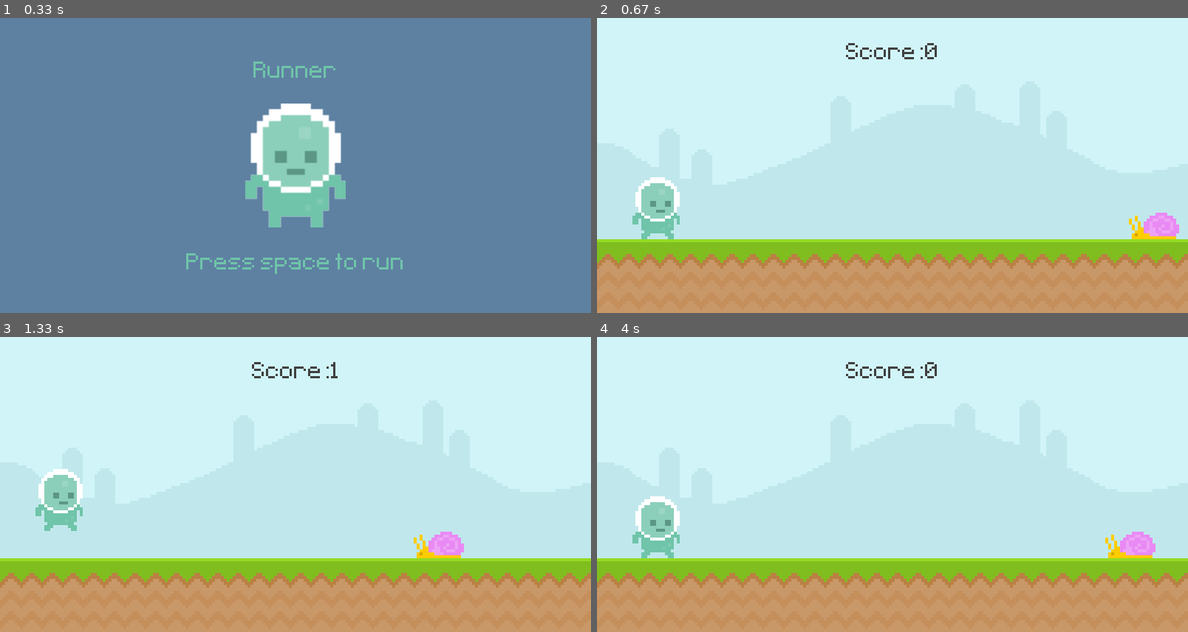
Above: before the commit, frames 1-4 (two rows, left to right).
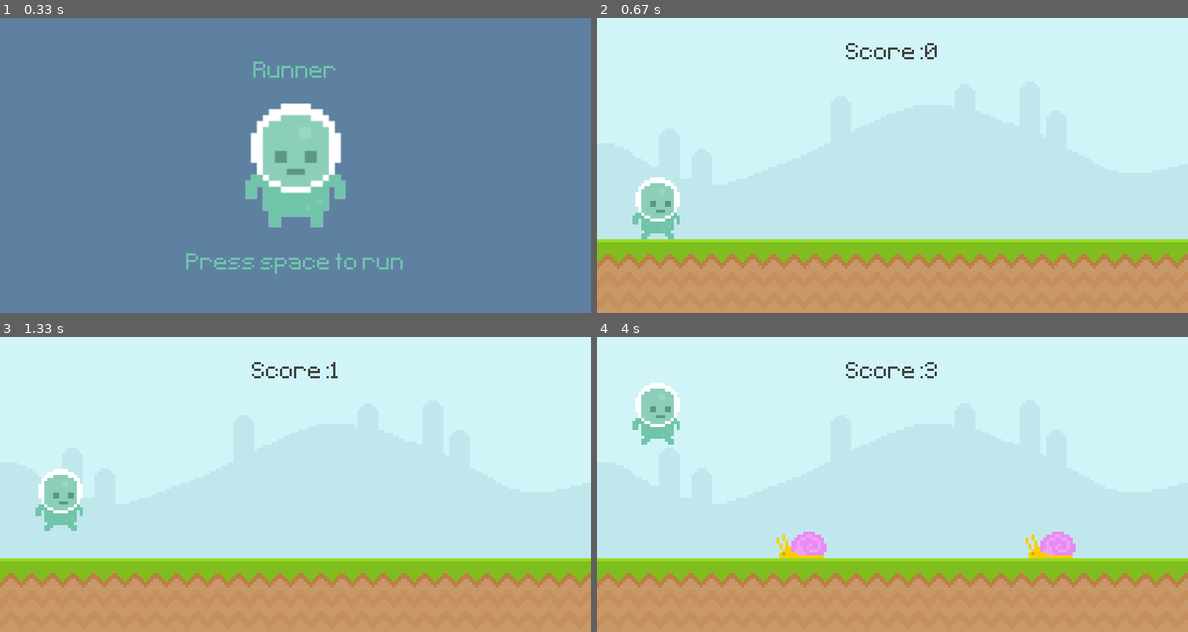
Above: after the commit, the same moments.

Repository: TylerTLe/PygamesBasics
Game: pygame game, started from main.py
Two runs of this game, one before a commit and one after it. Both use one fixed random seed, a clock stepped at 60 frames per second and the inputs below.
Inputs (mouse positions are in pixels of both pictures, inside the frame that each line leads up to):
- Up to frame 1 (0.33 s): no input
- Up to frame 2 (0.67 s): tap Space at 0.33 s
- Up to frame 3 (1.33 s): click (59, 525) at 0.72 s
- Up to frame 4 (4 s): tap Space at 2, 2.4, 2.7, 3.23, 3.53 s

Frame 1 is identical in both runs. In frame 2, 0.6% of the frame differs, in the area x 90-99%, y 66-75%; in frame 3, 0.6%; in frame 4, 4.2%, in the area x 6-95%, y 10-75%.

Commit message:
adds obstacle list

Diff:
--- a/main.py
+++ b/main.py
@@ -1,5 +1,6 @@
 import pygame
 from sys import exit
+from random import randint
 
 def display_score():
     current_time = int(pygame.time.get_ticks() / 1000) - start_time
@@ -7,6 +8,19 @@
     score_rect = score_surface.get_rect(center = (400,50))
     screen.blit(score_surface,score_rect)
     return current_time
+
+def obstacle_movement(obstacle_list):
+    if obstacle_list:
+        for obstacle_rect in obstacle_list:
+            obstacle_rect.x -= 5
+
+            if obstacle_rect.bottom == 300:screen.blit(snail_surface,obstacle_rect)
+            else: screen.blit(fly_surface,obstacle_rect)
+
+        obstacle_list = [obstacle for obstacle in obstacle_list if obstacle.x > -100]
+
+        return obstacle_list
+    else: return []
 
 pygame.init()
 screen = pygame.display.set_mode((800,400))
@@ -23,8 +37,12 @@
 # score_surface = test_font.render('Score:', False, (64,64,64))
 # score_rect = score_surface.get_rect(center = (400,50))
 
+# Obstacles
 snail_surface = pygame.image.load('graphics/snail/snail1.png').convert_alpha()
-snail_hitbox = snail_surface.get_rect(bottomright = (600,300))
+fly_surface = pygame.image.load('graphics/fly/fly1.png').convert_alpha()
+
+obstacle_rect_list = []
+
 
 player_surface = pygame.image.load('graphics/player/player_walk_1.png').convert_alpha()
 player_hitbox = player_surface.get_rect(midbottom = (80,300))
@@ -39,6 +57,10 @@
 game_rect = game_name.get_rect(center = (400,75))
 game_start = test_font.render('Press space to run',False, (111,196,169))
 game_start_rect = game_start.get_rect(center = (400,335))
+
+# Timer
+obstacle_timer = pygame.USEREVENT + 1
+pygame.time.set_timer(obstacle_timer,1500)
 
 while True:
     for event in pygame.event.get():
@@ -56,8 +78,13 @@
         else:
             if event.type == pygame.KEYDOWN and event.key == pygame.K_SPACE:
                 game_active = True
-                snail_hitbox.left = 800
                 start_time = int(pygame.time.get_ticks() / 1000)
+        if event.type == obstacle_timer and game_active:
+            if randint(0,2):
+                obstacle_rect_list.append(snail_surface.get_rect(bottomright = (randint(900,1100),300)))
+            else:
+                obstacle_rect_list.append(fly_surface.get_rect(bottomright = (randint(900,1100),210)))
+
 
 # Game screen and mechanics
     if game_active:
@@ -67,9 +94,9 @@
         score = display_score()
 
         # Snail
-        snail_hitbox.x -= 4
-        if snail_hitbox.right <= 0: snail_hitbox.left = 800
-        screen.blit(snail_surface,snail_hitbox)
+        # snail_hitbox.x -= 4
+        # if snail_hitbox.right <= 0: snail_hitbox.left = 800
+        # screen.blit(snail_surface,snail_hitbox)
 
         # Player
         player_gravity += 1
@@ -77,9 +104,10 @@
         if player_hitbox.bottom >= 300: player_hitbox.bottom = 300
         screen.blit(player_surface,player_hitbox)
 
+        # Obstacle movement
+        obstacle_rect_list = obstacle_movement(obstacle_rect_list)
+
         # Collision
-        if snail_hitbox.colliderect(player_hitbox):
-            game_active = False
 
 # Start screen
     else:
@@ -91,10 +119,8 @@
 
         screen.blit(game_name,game_rect)
 
-        if score == 0:
-            screen.blit(game_start,game_start_rect)
-        else:
-            screen.blit(score_message,score_message_rect)
+        if score == 0: screen.blit(game_start,game_start_rect)
+        else: screen.blit(score_message,score_message_rect)
 
     pygame.display.update()
     clock.tick(60)
